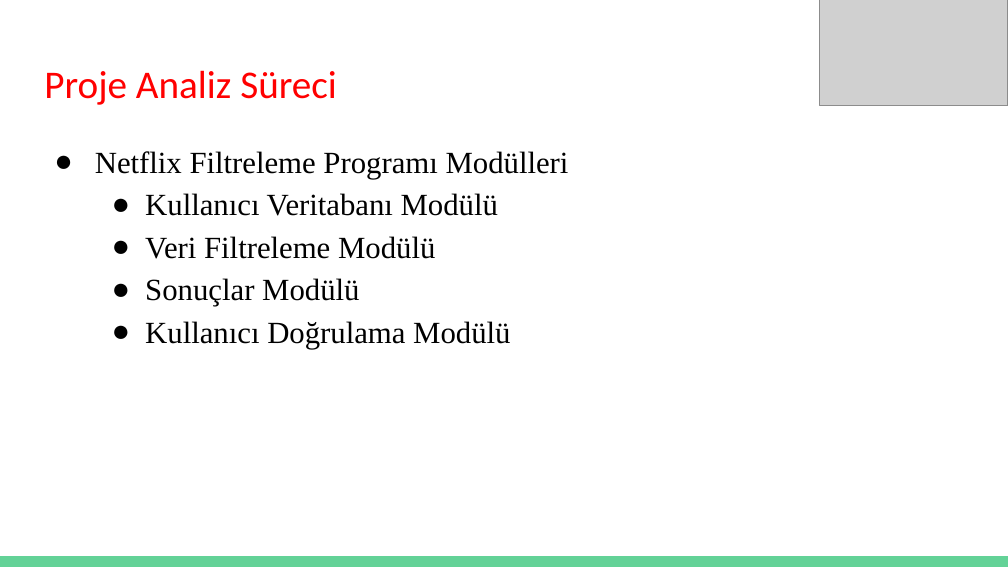
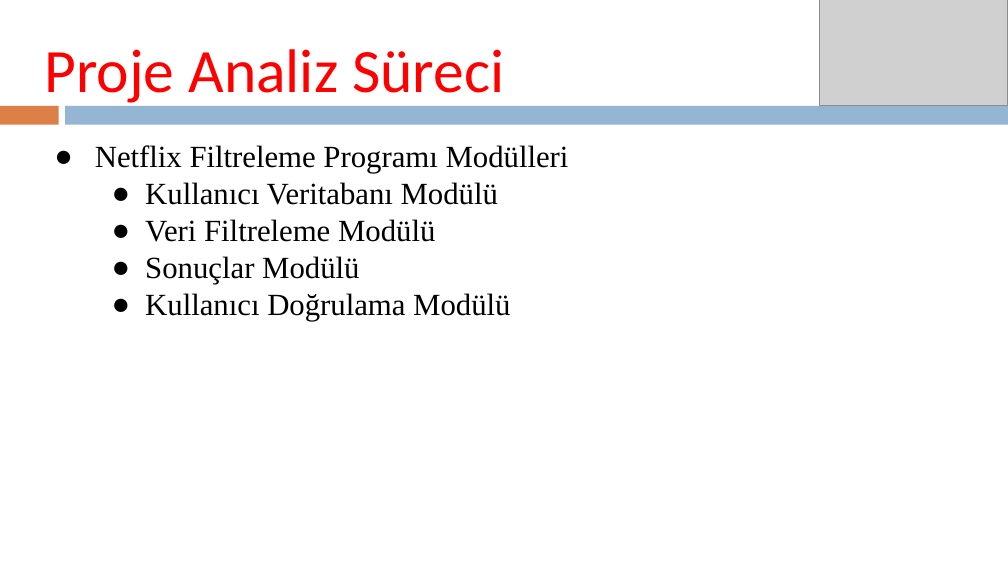
Before and after one commit to PPE2020Ankara/Grup1, a slide deck: slide 5 of Rapor/Grup-1.pptx. Drawn at 1008x567 pixels with LibreOffice and Linux fonts; fonts in the diff are those of the drawing; grey boxes stand for pictures. Boxes give left, top, right and bottom in pixels: in the first picture for what was removed or moved away, otherwise in the second. Text is boxed around its words. In the diff, an @@ line names an element or a change of style, - is before the commit and + after.

```diff
--- a/Rapor/Grup-1.pptx
+++ b/Rapor/Grup-1.pptx
@@ title "Proje Analiz Süreci" moved from (x1=44, y1=70, x2=337, y2=105) to (x1=44, y1=49, x2=504, y2=107) @@
@@ title "Proje Analiz Süreci" at (x1=44, y1=49, x2=504, y2=107): size 28 to 44 pt @@
@@ rectangle added at (x1=0, y1=106, x2=58, y2=125), fill #DD8047 @@
@@ rectangle added at (x1=66, y1=106, x2=1008, y2=125), fill #94B6D2 @@
@@ text "Netflix Filtreleme Programı Modülleri" at (x1=95, y1=145, x2=569, y2=321): line spacing 1.15 to 1 @@
@@ rectangle removed at (x1=0, y1=556, x2=1008, y2=567) @@
```
Also in this commit, not shown: 10 other slides changed, 3 slides added, 1 slide removed.
